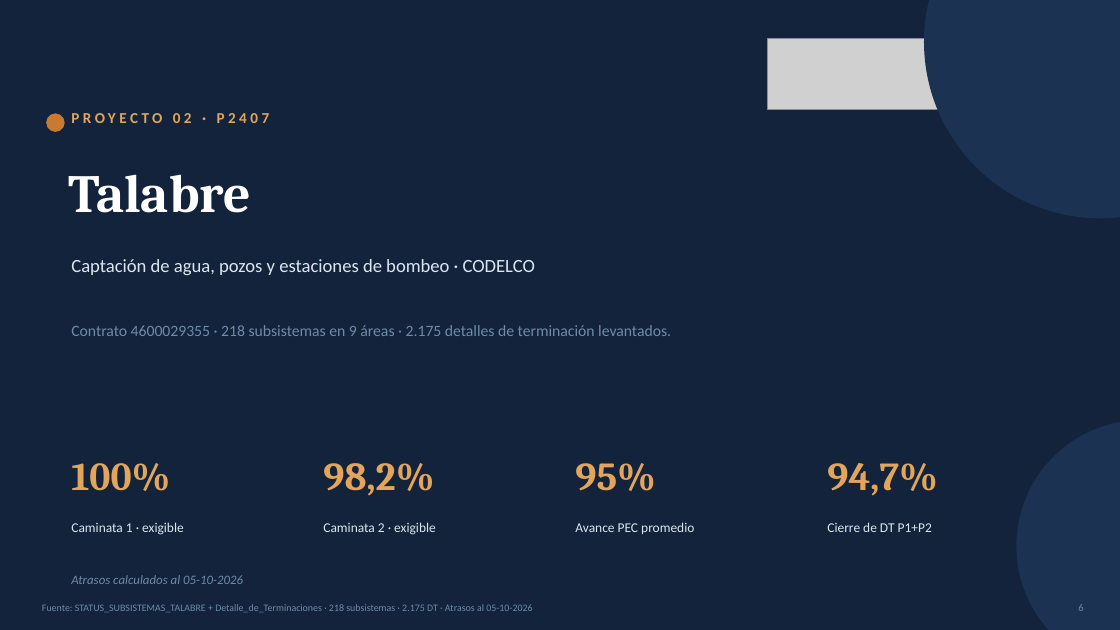
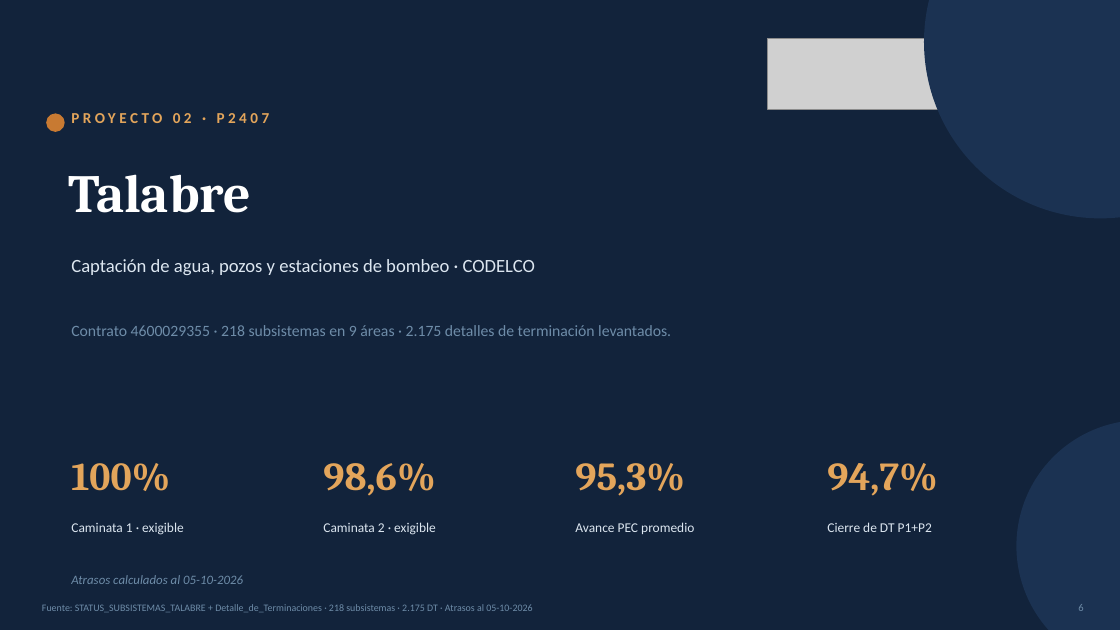
Before and after one commit to tdkvalex/Dashboard-HSEQ, a slide deck: slide 6 of panel_control_TOP_P1/Panel_Control_TOP_P1.pptx. Drawn at 1120x630 pixels with LibreOffice and Linux fonts; fonts in the diff are those of the drawing; grey boxes stand for pictures. Boxes give left, top, right and bottom in pixels: in the first picture for what was removed or moved away, otherwise in the second. Text is boxed around its words. In the diff, an @@ line names an element or a change of style, - is before the commit and + after.

```diff
--- a/panel_control_TOP_P1/Panel_Control_TOP_P1.pptx
+++ b/panel_control_TOP_P1/Panel_Control_TOP_P1.pptx
@@ text at (323,463,435,496): text changed @@
-98,2%
+98,6%
@@ text at (575,463,685,496): text changed @@
-95%
+95,3%
```
Also in this commit, not shown: 3 other slides changed, 3 other files.
